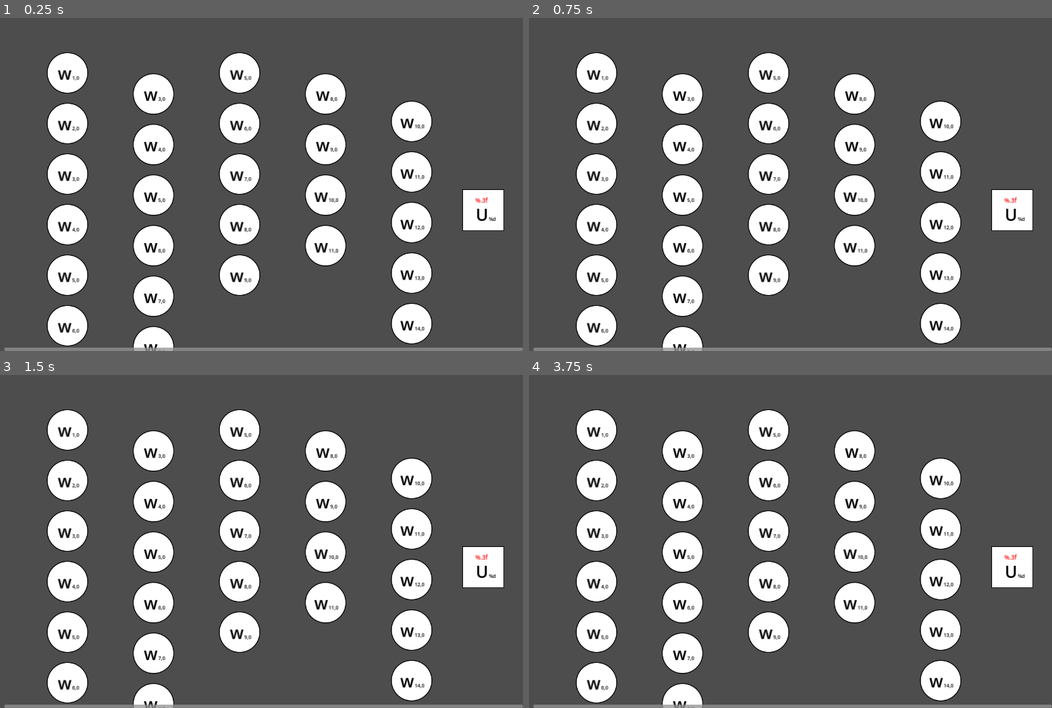
Above: before the commit, frames 1-4 (two rows, left to right).
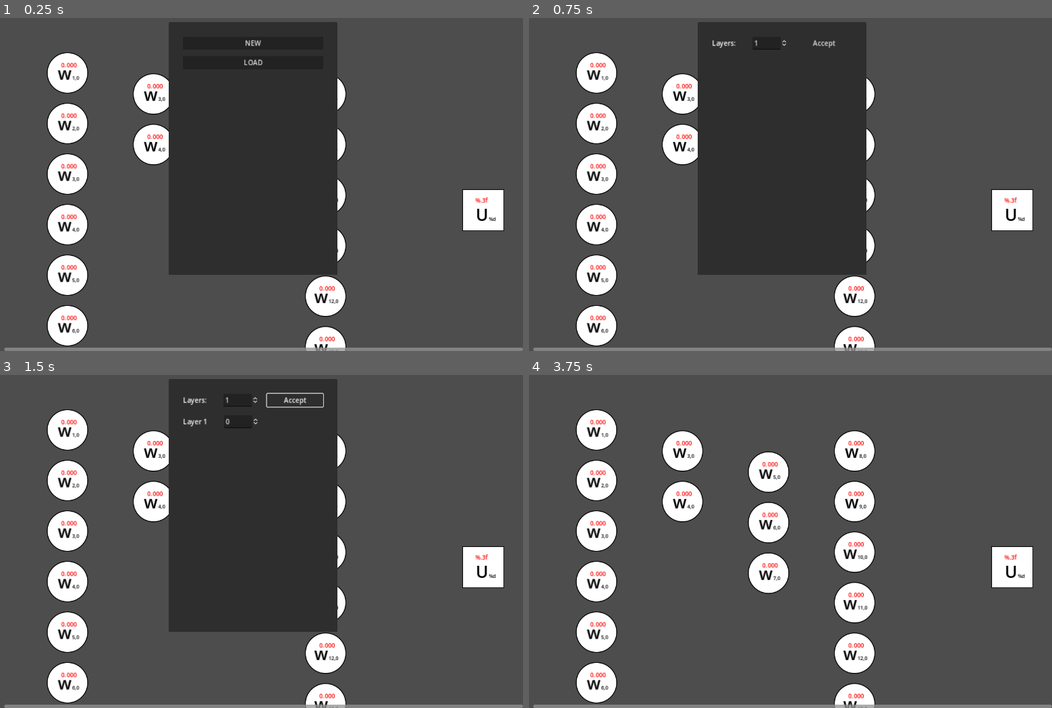
Above: after the commit, the same moments.

Repository: ShiroTsuma-github/GODOT_CONCEPT
Game: Godot game, scene res://src/MainScene.tscn
Two runs of this game, one before a commit and one after it. Both use one fixed random seed, a clock stepped at 60 frames per second and the inputs below.
Inputs (mouse positions are in pixels of both pictures, inside the frame that each line leads up to):
- Up to frame 1 (0.25 s): no input
- Up to frame 2 (0.75 s): click (780, 44) at 0.5 s, where only the run after the commit has a clickable "NEW"
- Up to frame 3 (1.5 s): click (292, 401) at 1.25 s, where only the run after the commit has a clickable "Accept"
- Up to frame 4 (3.75 s): click (821, 401) at 2 s, where only the run after the commit has a clickable "Accept"; click (821, 401) at 2.75 s, where only the run after the commit has a clickable "Accept"; tap Enter at 3.5 s; move the mouse to (596, 428) at 3.52 s; click (596, 428) at 3.67 s

The runs differ from the first frame. In frame 1, 32% of the frame differs, in the area x 11-83%, y 1-100%; in frame 2, 32%; in frame 3, 32%; in frame 4, 12%.

Commit message:
Small update in menu

Diff:
--- a/project.godot
+++ b/project.godot
@@ -20,6 +20,7 @@
 window/size/viewport_width=1280
 window/size/viewport_height=960
 window/size/resizable=false
+window/subwindows/embed_subwindows=false
 window/stretch/mode="canvas_items"
 window/stretch/aspect="expand"
 
--- a/src/MainScene.tscn
+++ b/src/MainScene.tscn
@@ -38,7 +38,6 @@
 layout_mode = 2
 
 [node name="NetworkCreator" parent="." instance=ExtResource("2_sr1px")]
-visible = false
 
 [node name="InputOutput" parent="." instance=ExtResource("1_oy0vp")]
 offset_left = 1136.0
--- /dev/null
+++ b/src/Scenes/CreatorLayerEdit.tscn
@@ -0,0 +1,17 @@
+[gd_scene load_steps=2 format=3 uid="uid://boy7hu4et7jeq"]
+
+[ext_resource type="Script" path="res://src/Scripts/LayerEdit/CreatorLayerEdit.gd" id="1_68t17"]
+
+[node name="LayerEdit" type="HBoxContainer"]
+theme_override_constants/separation = 20
+script = ExtResource("1_68t17")
+
+[node name="Label" type="Label" parent="."]
+layout_mode = 2
+text = "Layer %f: "
+
+[node name="SpinBox" type="SpinBox" parent="."]
+layout_mode = 2
+tooltip_text = "Number of layers in network43"
+
+[connection signal="value_changed" from="SpinBox" to="." method="_on_spin_box_value_changed"]
--- /dev/null
+++ b/src/Scenes/FileDialog.tscn
@@ -0,0 +1,12 @@
+[gd_scene format=3 uid="uid://de03coe33gssj"]
+
+[node name="FileDialog" type="FileDialog"]
+title = "Open a File"
+initial_position = 2
+size = Vector2i(500, 400)
+visible = true
+content_scale_aspect = 1
+ok_button_text = "Open"
+file_mode = 0
+access = 2
+root_subfolder = "c://"
--- a/src/Scenes/Network.tscn
+++ b/src/Scenes/Network.tscn
@@ -7,27 +7,27 @@
 [node name="Layer" parent="." instance=ExtResource("1_7y0na")]
 layout_mode = 2
 start_index = 1
-base_children_count = 13
+base_children_count = 15
 
 [node name="Layer2" parent="." instance=ExtResource("1_7y0na")]
 layout_mode = 2
 theme_override_constants/margin_top = 100
 start_index = 3
-base_children_count = 8
+base_children_count = 2
 
 [node name="Layer3" parent="." instance=ExtResource("1_7y0na")]
 layout_mode = 2
+theme_override_constants/margin_top = 150
 start_index = 5
-base_children_count = 5
+base_children_count = 3
 
 [node name="Layer4" parent="." instance=ExtResource("1_7y0na")]
 layout_mode = 2
 theme_override_constants/margin_top = 100
 start_index = 8
-base_children_count = 4
+base_children_count = 6
 
 [node name="Layer5" parent="." instance=ExtResource("1_7y0na")]
 layout_mode = 2
 theme_override_constants/margin_top = 165
 start_index = 10
-base_children_count = 7
--- a/src/Scenes/NetworkCreator.tscn
+++ b/src/Scenes/NetworkCreator.tscn
@@ -1,4 +1,7 @@
-[gd_scene format=3 uid="uid://b5m71cq6ytx0l"]
+[gd_scene load_steps=3 format=3 uid="uid://b5m71cq6ytx0l"]
+
+[ext_resource type="Script" path="res://src/Scripts/NetworkCreator/NetworkCreator.gd" id="1_2jquf"]
+[ext_resource type="Script" path="res://src/Scripts/NetworkCreator/CreateLayerSetup.gd" id="2_fcvc8"]
 
 [node name="NetworkCreator" type="PopupPanel"]
 title = "New Network"
@@ -6,6 +9,7 @@
 size = Vector2i(400, 600)
 visible = true
 min_size = Vector2i(100, 100)
+script = ExtResource("1_2jquf")
 
 [node name="MarginContainer" type="MarginContainer" parent="."]
 offset_left = 4.0
@@ -17,7 +21,20 @@
 theme_override_constants/margin_right = 30
 theme_override_constants/margin_bottom = 30
 
+[node name="VBoxContainer2" type="VBoxContainer" parent="MarginContainer"]
+layout_mode = 2
+theme_override_constants/separation = 15
+
+[node name="CreateNetwork" type="Button" parent="MarginContainer/VBoxContainer2"]
+layout_mode = 2
+text = "NEW"
+
+[node name="OpenFileDialog" type="Button" parent="MarginContainer/VBoxContainer2"]
+layout_mode = 2
+text = "LOAD"
+
 [node name="VBoxContainer" type="VBoxContainer" parent="MarginContainer"]
+visible = false
 layout_mode = 2
 theme_override_constants/separation = 20
 
@@ -28,65 +45,39 @@
 
 [node name="Label" type="Label" parent="MarginContainer/VBoxContainer/HBoxContainer"]
 layout_mode = 2
-text = "Layers: "
+text = "Layers:     "
 
-[node name="LineEdit" type="LineEdit" parent="MarginContainer/VBoxContainer/HBoxContainer"]
+[node name="SpinBox" type="SpinBox" parent="MarginContainer/VBoxContainer/HBoxContainer"]
 layout_mode = 2
-size_flags_horizontal = 3
+tooltip_text = "Number of layers in network43"
+min_value = 1.0
+value = 1.0
 
 [node name="Button" type="Button" parent="MarginContainer/VBoxContainer/HBoxContainer"]
 layout_mode = 2
+size_flags_horizontal = 3
+keep_pressed_outside = true
 text = "Accept"
 flat = true
+script = ExtResource("2_fcvc8")
 
-[node name="Control" type="Control" parent="."]
-layout_mode = 3
-anchors_preset = 0
-offset_left = 4.0
-offset_top = 4.0
-offset_right = 396.0
-offset_bottom = 596.0
+[node name="Control" type="Control" parent="MarginContainer/VBoxContainer"]
+layout_mode = 2
+size_flags_vertical = 3
 
-[node name="ScrollContainer" type="ScrollContainer" parent="Control"]
+[node name="ScrollContainer" type="ScrollContainer" parent="MarginContainer/VBoxContainer/Control"]
+custom_minimum_size = Vector2(300, 300)
+layout_mode = 1
+offset_right = 400.0
+offset_bottom = 200.0
+horizontal_scroll_mode = 0
+vertical_scroll_mode = 2
+
+[node name="VBoxContainer" type="VBoxContainer" parent="MarginContainer/VBoxContainer/Control/ScrollContainer"]
 layout_mode = 2
-offset_left = 30.0
-offset_top = 81.0
-offset_right = 362.0
-offset_bottom = 81.0
-horizontal_scroll_mode = 0
+theme_override_constants/separation = 10
 
-[node name="VBoxContainer" type="VBoxContainer" parent="Control/ScrollContainer"]
-layout_mode = 2
-
-[node name="HBoxContainer2" type="HBoxContainer" parent="Control/ScrollContainer/VBoxContainer"]
-layout_mode = 2
-theme_override_constants/separation = 20
-
-[node name="Label" type="Label" parent="Control/ScrollContainer/VBoxContainer/HBoxContainer2"]
-layout_mode = 2
-text = "Layer %f: "
-
-[node name="LineEdit" type="LineEdit" parent="Control/ScrollContainer/VBoxContainer/HBoxContainer2"]
-layout_mode = 2
-
-[node name="HBoxContainer3" type="HBoxContainer" parent="Control/ScrollContainer/VBoxContainer"]
-layout_mode = 2
-theme_override_constants/separation = 20
-
-[node name="Label" type="Label" parent="Control/ScrollContainer/VBoxContainer/HBoxContainer3"]
-layout_mode = 2
-text = "Layer %f: "
-
-[node name="LineEdit" type="LineEdit" parent="Control/ScrollContainer/VBoxContainer/HBoxContainer3"]
-layout_mode = 2
-
-[node name="HBoxContainer4" type="HBoxContainer" parent="Control/ScrollContainer/VBoxContainer"]
-layout_mode = 2
-theme_override_constants/separation = 20
-
-[node name="Label" type="Label" parent="Control/ScrollContainer/VBoxContainer/HBoxContainer4"]
-layout_mode = 2
-text = "Layer %f: "
-
-[node name="LineEdit" type="LineEdit" parent="Control/ScrollContainer/VBoxContainer/HBoxContainer4"]
-layout_mode = 2
+[connection signal="pressed" from="MarginContainer/VBoxContainer2/CreateNetwork" to="." method="_on_create_network_pressed"]
+[connection signal="pressed" from="MarginContainer/VBoxContainer2/OpenFileDialog" to="." method="_on_open_file_dialog_pressed"]
+[connection signal="value_changed" from="MarginContainer/VBoxContainer/HBoxContainer/SpinBox" to="MarginContainer/VBoxContainer/HBoxContainer/Button" method="_on_spin_box_value_changed"]
+[connection signal="pressed" from="MarginContainer/VBoxContainer/HBoxContainer/Button" to="MarginContainer/VBoxContainer/HBoxContainer/Button" method="_on_pressed"]
--- a/src/Scenes/Perceptron.tscn
+++ b/src/Scenes/Perceptron.tscn
@@ -17,6 +17,7 @@
 offset_bottom = 500.0
 texture = ExtResource("1_6j76k")
 script = ExtResource("2_m66v4")
+display_weight = true
 metadata/_edit_lock_ = true
 
 [node name="Area2D" type="Area2D" parent="."]
--- /dev/null
+++ b/src/Scripts/LayerEdit/CreatorLayerEdit.gd
@@ -0,0 +1,16 @@
+extends HBoxContainer
+@export var layer_count: int = 0
+
+
+# Called when the node enters the scene tree for the first time.
+func _ready():
+	pass # Replace with function body.
+
+
+# Called every frame. 'delta' is the elapsed time since the previous frame.
+func _process(delta):
+	pass
+
+
+func _on_spin_box_value_changed(value):
+	layer_count = value
--- /dev/null
+++ b/src/Scripts/NetworkCreator/CreateLayerSetup.gd
@@ -0,0 +1,21 @@
+extends Button
+
+var layer_count: int = 1
+
+signal create_layer_setup
+# Called when the node enters the scene tree for the first time.
+func _ready():
+	pass # Replace with function body.
+
+
+# Called every frame. 'delta' is the elapsed time since the previous frame.
+func _process(_delta):
+	pass
+
+
+func _on_pressed():
+	create_layer_setup.emit()
+
+
+func _on_spin_box_value_changed(value):
+	layer_count = value
--- /dev/null
+++ b/src/Scripts/NetworkCreator/NetworkCreator.gd
@@ -0,0 +1,53 @@
+extends PopupPanel
+
+@onready var layer_edit_container = get_node("MarginContainer/VBoxContainer/Control/ScrollContainer/VBoxContainer")
+@onready var button = get_node("MarginContainer/VBoxContainer/HBoxContainer/Button")
+
+var base_layer_edit = load("res://src/Scenes/CreatorLayerEdit.tscn")
+var filedialog = load("res://src/Scenes/FileDialog.tscn")
+
+
+func _ready():
+	button.create_layer_setup.connect(setup_layer_config)
+
+
+# Called every frame. 'delta' is the elapsed time since the previous frame.
+func _process(_delta):
+	pass
+
+func setup_layer_config():
+	var spinbox_value = int(button.layer_count)
+	var diff = spinbox_value - layer_edit_container.get_child_count()
+	if diff == 0:
+		return
+	elif diff < 0:
+		diff = -diff
+		remove_layer_config(diff)
+		return
+	add_layer_config(diff)
+
+func add_layer_config(value):
+	var index = layer_edit_container.get_child_count() + 1
+	for i in range(value):
+		var new_layer_edit = base_layer_edit.instantiate()
+		new_layer_edit.get_child(0).text = "Layer %-*d" % [ 7 -str(index + i).length(),(index + i)]
+		layer_edit_container.add_child(new_layer_edit)
+
+func remove_layer_config(value):
+	var children = layer_edit_container.get_children()
+	children.reverse()
+	print(value)
+	for i in range(value):
+		children[i].queue_free()
+
+
+
+
+func _on_open_file_dialog_pressed():
+	var test = filedialog.instantiate()
+	add_child(test)
+
+
+func _on_create_network_pressed():
+	get_node("MarginContainer/VBoxContainer2").visible = false
+	get_node("MarginContainer/VBoxContainer").visible = true
